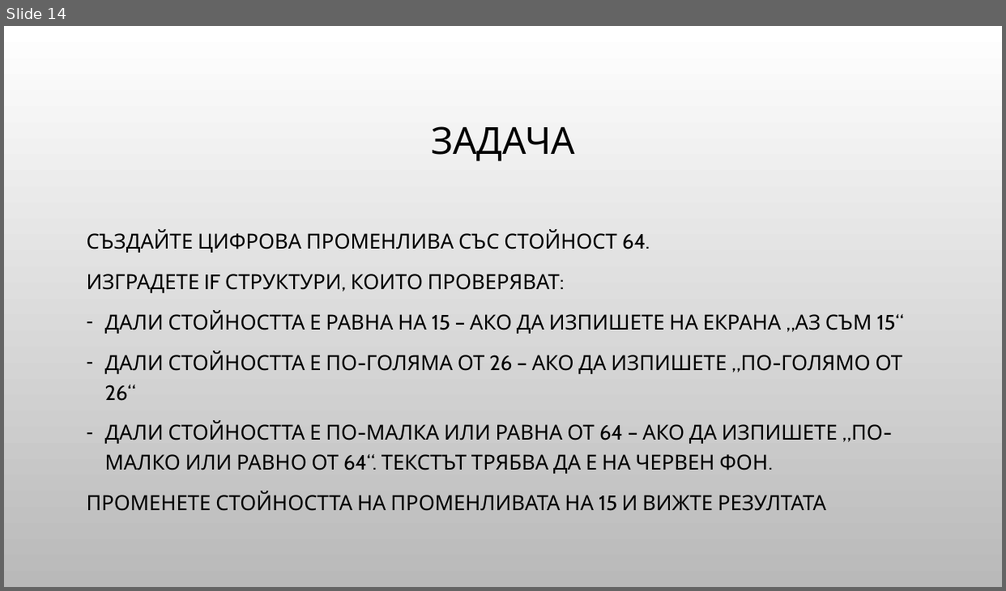
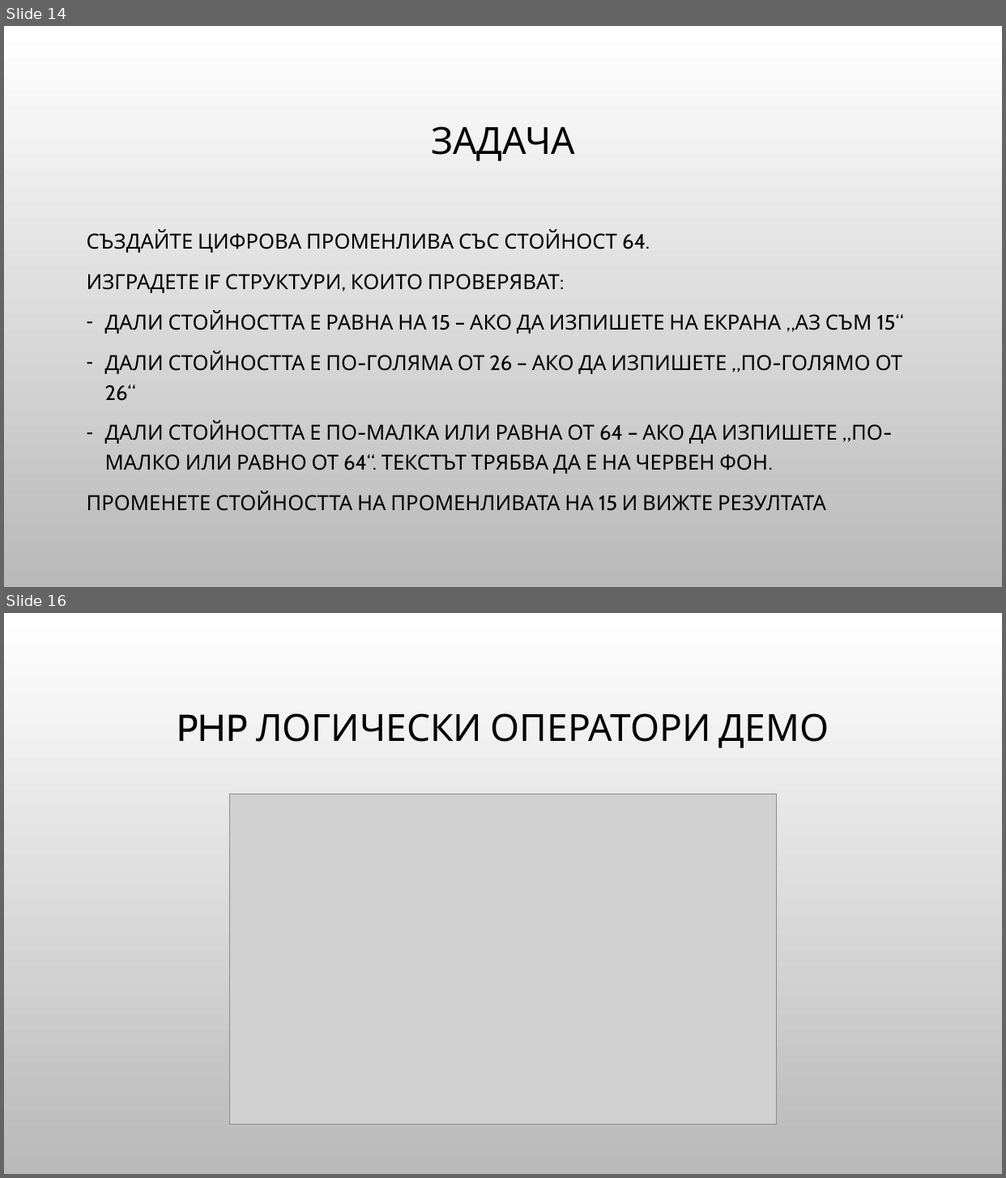
Before and after one commit to Bilyukov/php-mysql-course, a slide deck: 04.php-basics.pptx. Shown one above the other, each under a label of ours: slide 14 before the commit, slides 14 and 16 after it; the slides between them are not shown. The pictures are 1006x591 and 1006x1178 pixels, drawn with LibreOffice and Linux fonts; fonts in the diff are those of the drawing; grey boxes stand for pictures; background and template pictures are left out. Boxes give left, top, right and bottom in pixels: in the first picture for what was removed or moved away, otherwise in the second. Text is boxed around its words. In the diff, an @@ line names an element or a change of style, - is before the commit and + after.

```diff
--- a/04.php-basics.pptx
+++ b/04.php-basics.pptx
@@ slide 16 added at (4,613,1002,1174), background picture (left out) @@
@@ title added at (177,713,829,748), 36 pt, text #000000 @@
+PHP ЛОГИЧЕСКИ ОПЕРАТОРИ ДЕМО
@@ picture added at (229,794,776,1124) @@
```
Also in this commit, not shown: 3 other slides added, 2 other files.
